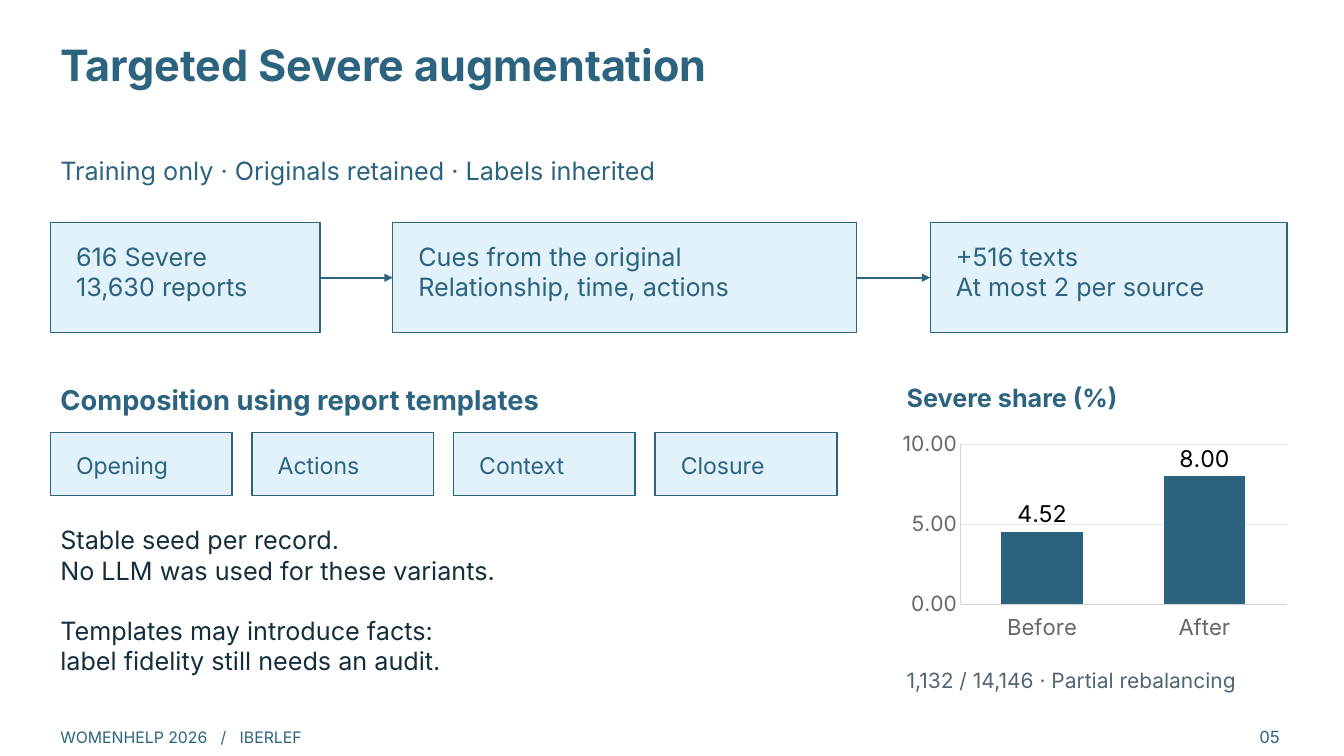
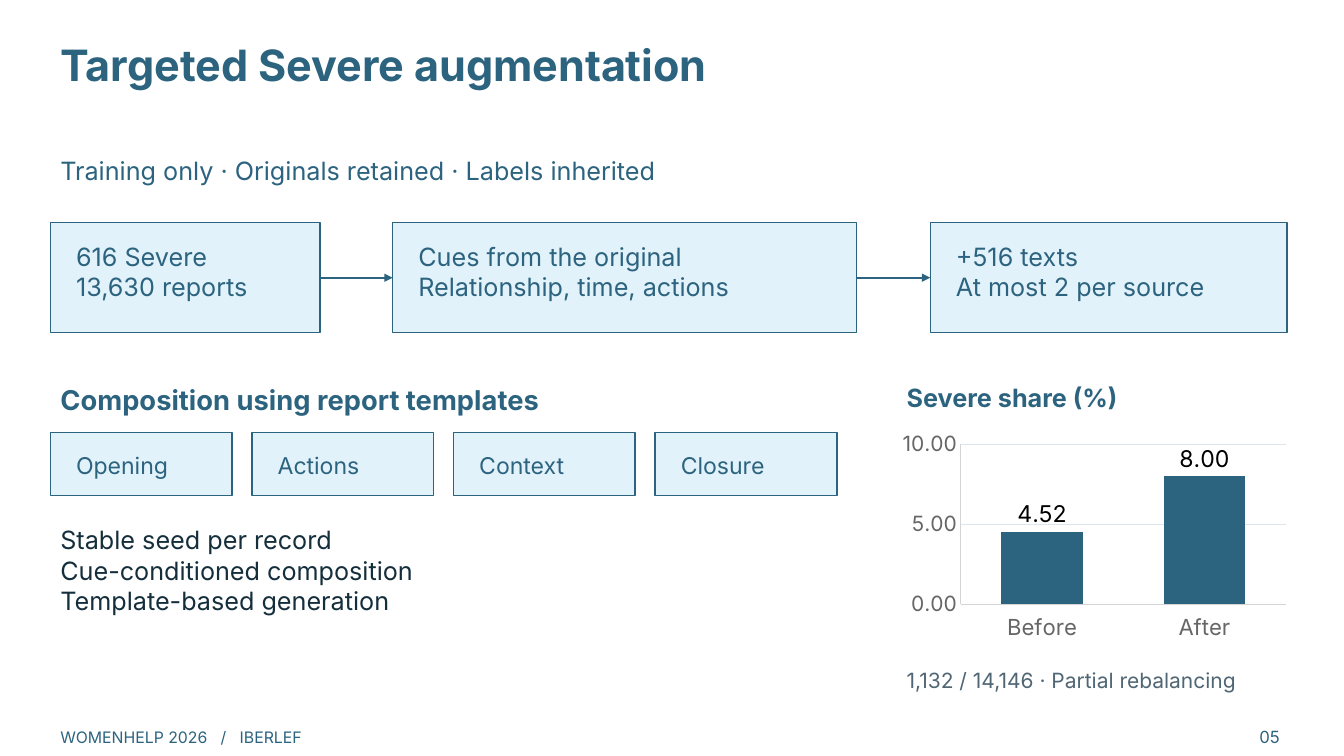
Before and after one commit to mariron42/clasificador_violencia, a slide deck: slide 5 of presentation/WomenHelp_charla_en.pptx. Drawn at 1344x756 pixels with LibreOffice and Linux fonts; fonts in the diff are those of the drawing. Boxes give left, top, right and bottom in pixels: in the first picture for what was removed or moved away, otherwise in the second. Text is boxed around its words. In the diff, an @@ line names an element or a change of style, - is before the commit and + after.

```diff
--- a/presentation/WomenHelp_charla_en.pptx
+++ b/presentation/WomenHelp_charla_en.pptx
@@ text at (60, 530, 413, 615): text changed @@
-Stable seed per record.
-No LLM was used for these variants.
-Templates may introduce facts:
-label fidelity still needs an audit.
+Stable seed per record
+Cue-conditioned composition
+Template-based generation
```
Also in this commit, not shown: 4 other slides changed, 7 other files.
